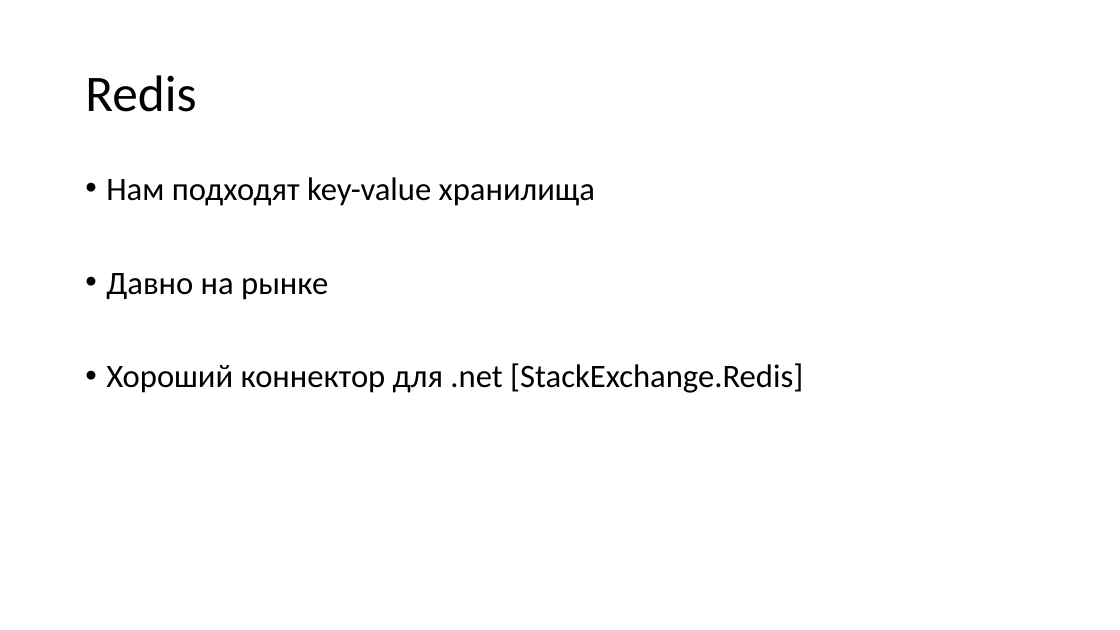
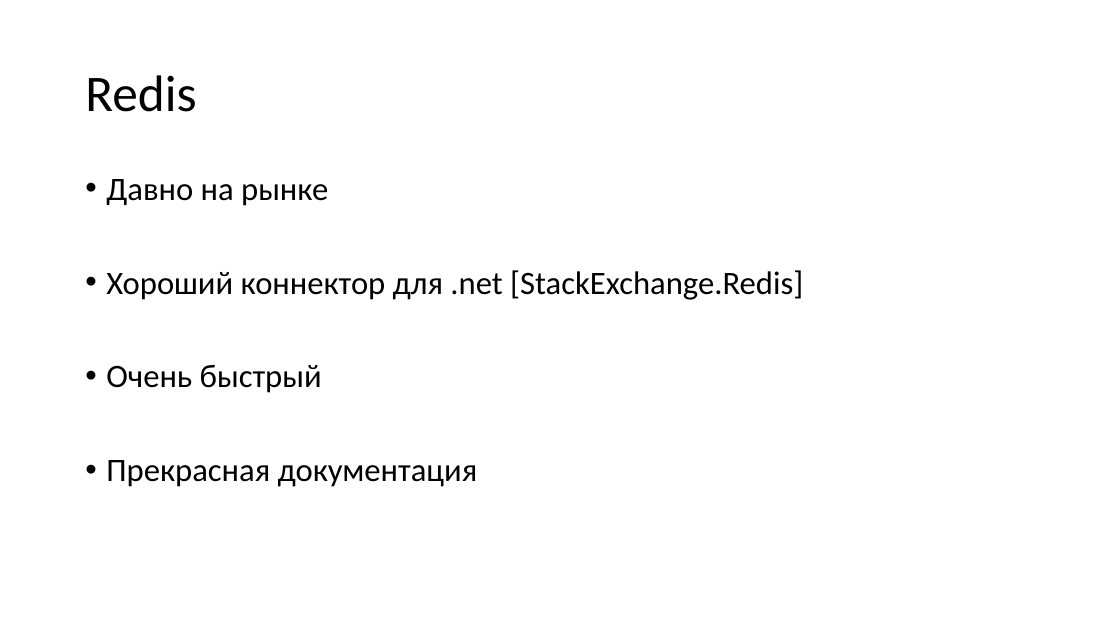
Before and after one commit to aensidhe/presentations, a slide deck: slide 3 of 2017/02/Tarantool for windows applications/Presentation.pptx. Drawn at 1120x630 pixels with LibreOffice and Linux fonts; fonts in the diff are those of the drawing. Boxes give left, top, right and bottom in pixels: in the first picture for what was removed or moved away, otherwise in the second. Text is boxed around its words. In the diff, an @@ line names an element or a change of style, - is before the commit and + after.

```diff
--- a/2017/02/Tarantool for windows applications/Presentation.pptx
+++ b/2017/02/Tarantool for windows applications/Presentation.pptx
@@ text at (106, 177, 595, 206): paragraph removed @@
-• Нам подходят key-value хранилища
@@ text at (106, 365, 478, 487): paragraphs added @@
+• Очень быстрый
+• Прекрасная документация
```
Also in this commit, not shown: 8 other slides changed, 8 slides added, 3 slides removed, 1 other file.
